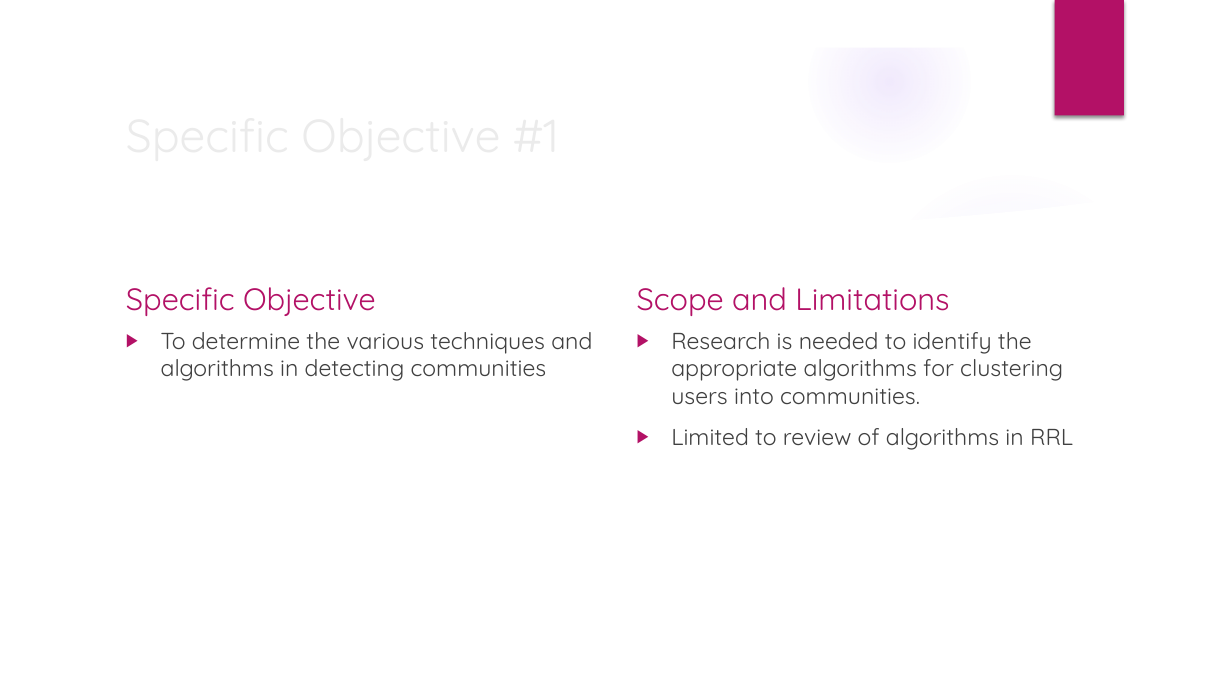
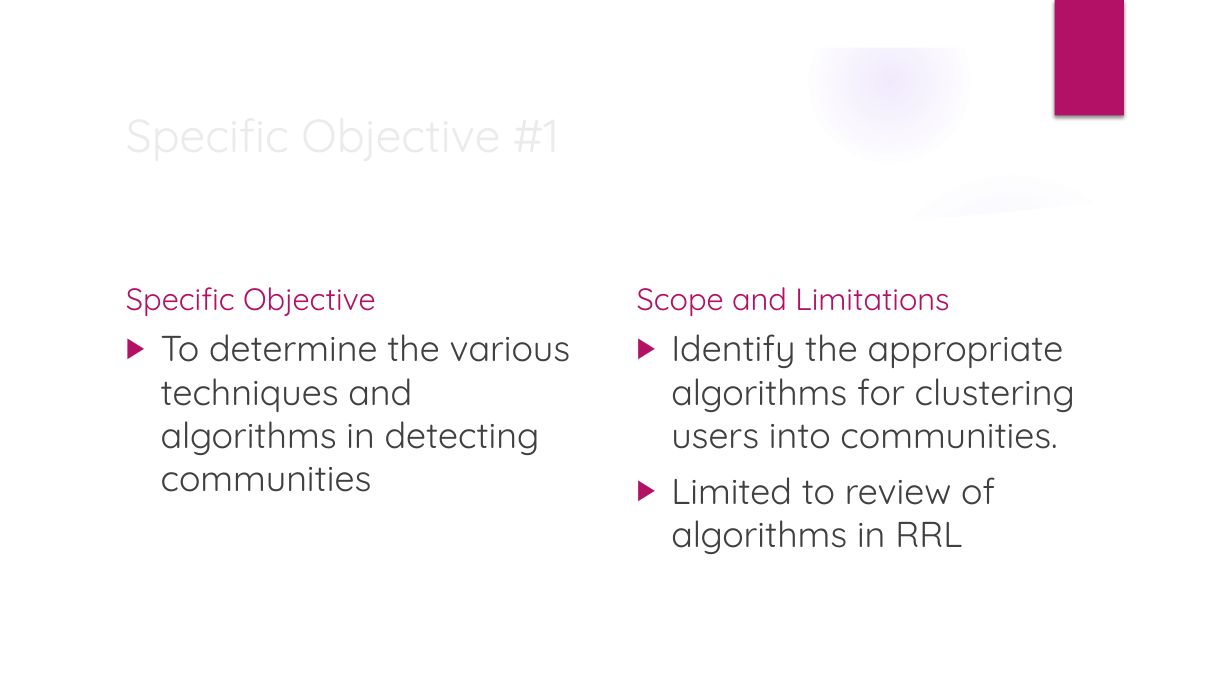
Before and after one commit to JNM-2T17/STMETRE, a slide deck: slide 8 of STMETRE_FernandezPobleteSanPedroTan_Presentation_v1.pptx (slide 9 before the commit). Drawn at 1232x693 pixels with LibreOffice and Linux fonts; fonts in the diff are those of the drawing; background and template pictures are left out. Boxes give left, top, right and bottom in pixels: in the first picture for what was removed or moved away, otherwise in the second. Text is boxed around its words. In the diff, an @@ line names an element or a change of style, - is before the commit and + after.

```diff
--- a/STMETRE_FernandezPobleteSanPedroTan_Presentation_v1.pptx
+++ b/STMETRE_FernandezPobleteSanPedroTan_Presentation_v1.pptx
@@ text "To determine the various techniques ..." at (x1=161, y1=334, x2=571, y2=492): size 18 to 28 pt @@
@@ text at (x1=671, y1=334, x2=1075, y2=449): text changed; size 18 to 28 pt @@
-▶ Research is needed to identify the appropriate algorithms for clustering users into communities.
+▶ Identify the appropriate algorithms for clustering users into communities.
@@ text at (x1=671, y1=477, x2=995, y2=554): size 18 to 28 pt in "Limited to review of algorithms in RRL" @@
```
Also in this commit, not shown: 7 other slides changed, 2 slides added, 2 slides removed.
